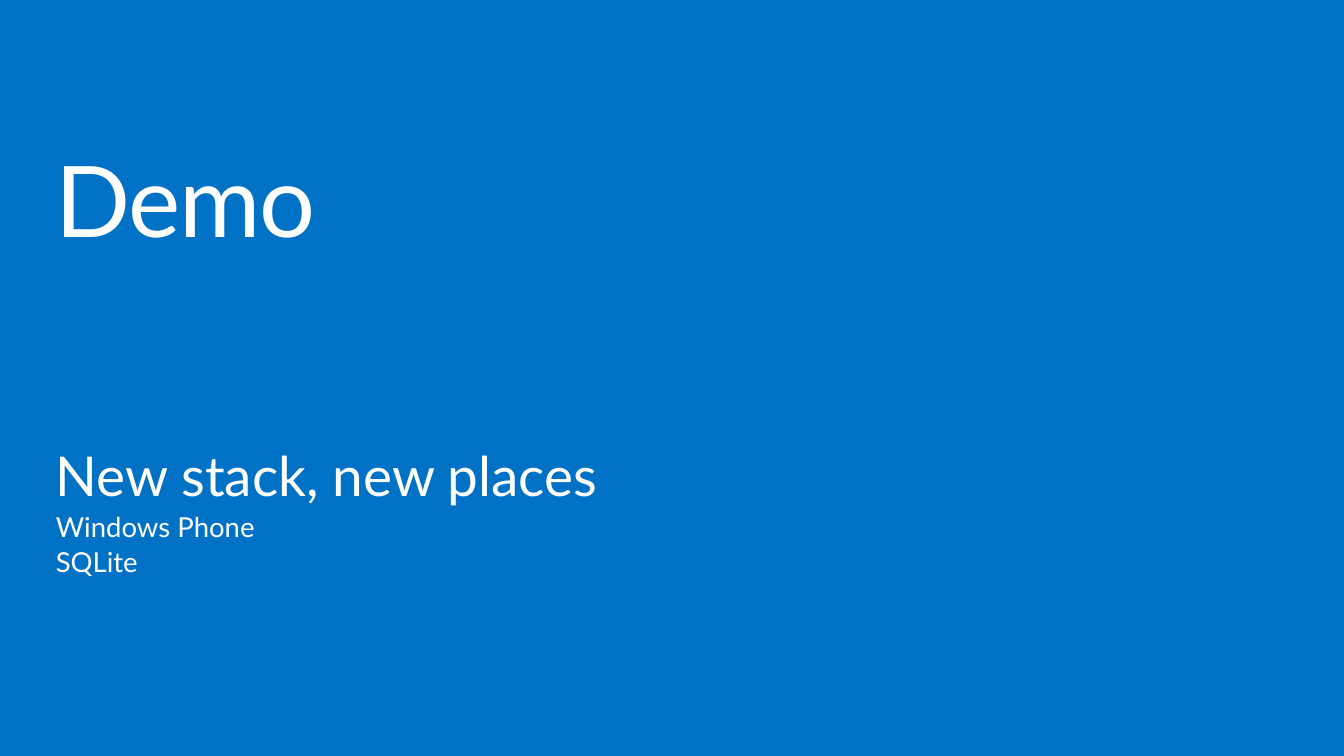
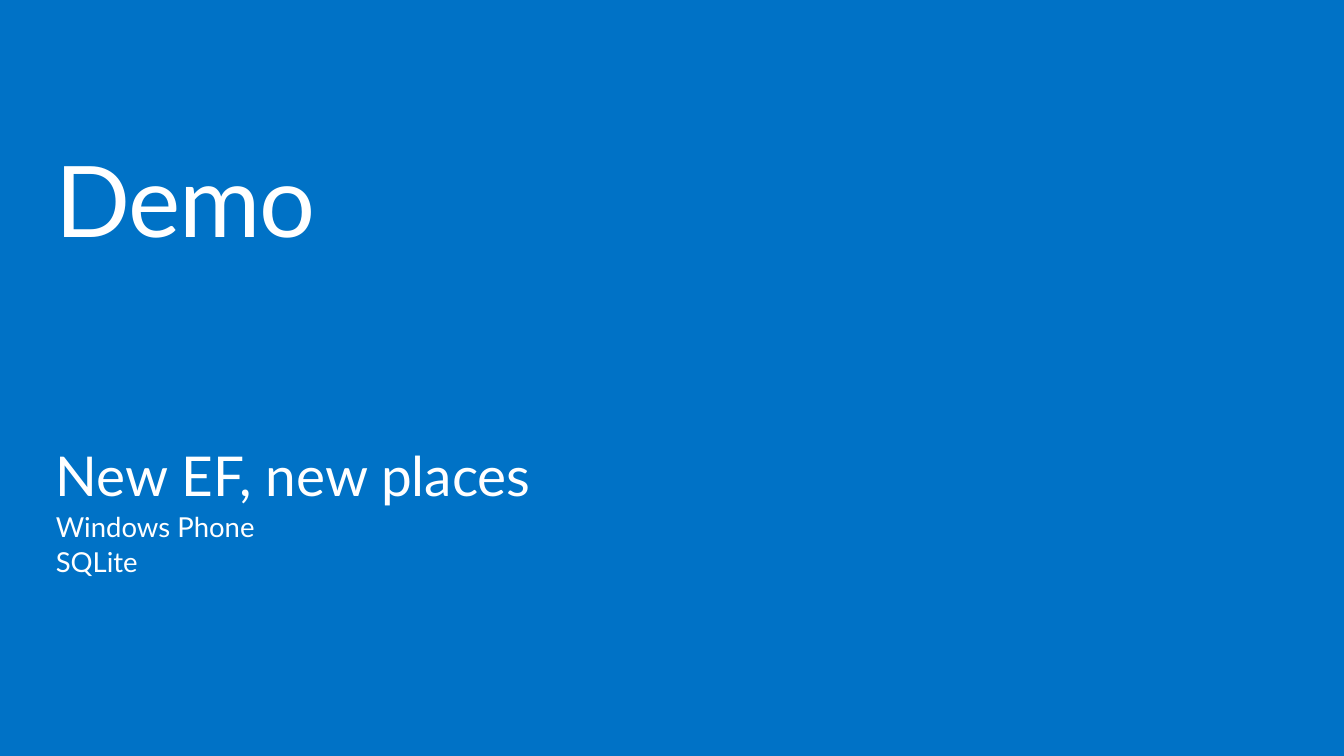
Before and after one commit to rowanmiller/Demo-dotnetConf2014, a slide deck: slide 18 of EntityFramework.pptx. Drawn at 1344x756 pixels with LibreOffice and Linux fonts; fonts in the diff are those of the drawing; background and template pictures are left out. Boxes give left, top, right and bottom in pixels: in the first picture for what was removed or moved away, otherwise in the second. Text is boxed around its words. In the diff, an @@ line names an element or a change of style, - is before the commit and + after.

Commit message:
Updates to slide deck

```diff
--- a/EntityFramework.pptx
+++ b/EntityFramework.pptx
@@ text at [56,455,530,506]: text changed @@
-New stack, new places
+New EF, new places
```
Also in this commit, not shown: 1 other slide changed.
